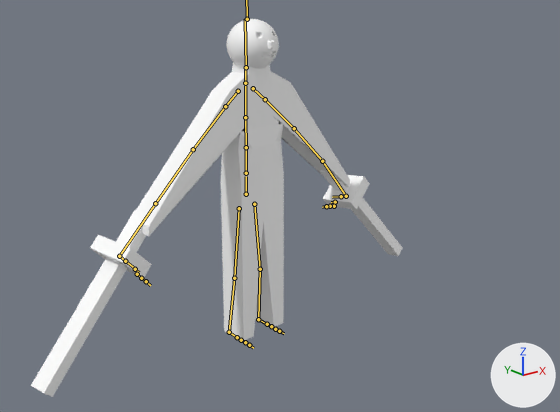
The FBX model Resources/weakAttack4/weakAttack4.fbx, before and after one commit.
One viewpoint serves both versions: a camera (50 mm lens) standing at (-4.49, -6.06, 3.74) and looking at (-0.19, -0.69, 1.59). Every picture has the same lights, and +X, +Y and +Z are marked at lower right. The bones that bend it are drawn over the model as lines.

The first picture shows '立方体.002'.
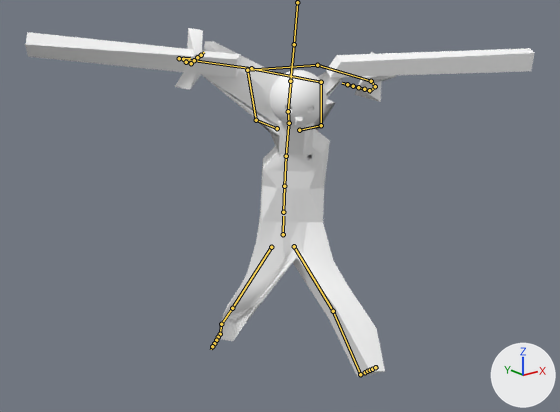
The newer file adds an action. The first version stands in its rest pose; the second is drawn at frame 10 of the action 'Armature|Armature|Armature|Armature|Armature|Armature|mixamo.com|Layer0'.

What differs and where, as boxes (x1, y1, x2, y2) in the pictures (560 x 412 px):
'立方体.002', posed (37% wider, 8% shorter)
    before: (31, 19, 403, 397)
    after: (25, 28, 534, 376)
bone 'mixamorig:Hips', root to tip
    before: (246, 194) to (246, 176)
    after: (283, 234) to (283, 216)
bone 'mixamorig:Spine', root to tip
    before: (246, 173) to (246, 147)
    after: (283, 212) to (284, 186)
bone 'mixamorig:Spine1', root to tip
    before: (246, 147) to (245, 117)
    after: (284, 186) to (286, 156)
bone 'mixamorig:Spine2', root to tip
    before: (245, 117) to (245, 86)
    after: (286, 156) to (288, 126)
bone 'mixamorig:Neck', root to tip
    before: (245, 83) to (245, 67)
    after: (289, 123) to (288, 111)
bone 'mixamorig:Head', root to tip
    before: (246, 67) to (245, 19)
    after: (288, 111) to (291, 79)
bone 'mixamorig:LeftShoulder', root to tip
    before: (253, 88) to (265, 99)
    after: (299, 130) to (321, 125)
bone 'mixamorig:LeftArm', root to tip
    before: (265, 99) to (294, 128)
    after: (321, 125) to (321, 82)
bone 'mixamorig:LeftForeArm', root to tip
    before: (294, 128) to (322, 161)
    after: (321, 82) to (251, 68)
bone 'mixamorig:LeftHand', root to tip
    before: (322, 161) to (346, 196)
    after: (251, 68) to (183, 59)
bone 'mixamorig:LeftHandIndex1', root to tip
    before: (346, 196) to (341, 196)
    after: (183, 59) to (179, 58)
bone 'mixamorig:LeftHandIndex2', root to tip
    before: (341, 196) to (332, 197)
    after: (179, 58) to (190, 58)
bone 'mixamorig:LeftHandIndex3', root to tip
    before: (335, 202) to (331, 202)
    after: (186, 62) to (189, 59)
bone 'mixamorig:RightShoulder', root to tip
    before: (238, 91) to (225, 106)
    after: (277, 128) to (256, 120)
bone 'mixamorig:RightArm', root to tip
    before: (225, 106) to (193, 149)
    after: (256, 120) to (247, 70)
bone 'mixamorig:RightForeArm', root to tip
    before: (193, 149) to (155, 203)
    after: (247, 70) to (317, 65)
bone 'mixamorig:RightHand', root to tip
    before: (155, 203) to (119, 256)
    after: (317, 65) to (371, 81)
bone 'mixamorig:RightHandIndex1', root to tip
    before: (119, 256) to (125, 261)
    after: (371, 81) to (375, 86)
bone 'mixamorig:RightHandIndex2', root to tip
    before: (125, 261) to (135, 268)
    after: (375, 86) to (369, 92)
bone 'mixamorig:RightHandIndex3', root to tip
    before: (135, 269) to (139, 272)
    after: (369, 90) to (363, 89)
bone 'mixamorig:LeftUpLeg', root to tip
    before: (254, 204) to (260, 269)
    after: (294, 246) to (333, 311)
bone 'mixamorig:LeftLeg', root to tip
    before: (260, 269) to (258, 319)
    after: (333, 311) to (360, 374)
bone 'mixamorig:LeftFoot', root to tip
    before: (258, 319) to (267, 324)
    after: (360, 374) to (365, 372)
bone 'mixamorig:RightUpLeg', root to tip
    before: (239, 208) to (234, 278)
    after: (271, 247) to (232, 308)
bone 'mixamorig:RightLeg', root to tip
    before: (234, 278) to (229, 332)
    after: (232, 308) to (221, 324)
bone 'mixamorig:RightFoot', root to tip
    before: (229, 332) to (237, 337)
    after: (221, 324) to (220, 334)
bone 'mixamorig:RightToeBase', root to tip
    before: (237, 337) to (241, 340)
    after: (220, 334) to (218, 337)

What the commit changed:
Bone 'mixamorig:Hips' (bone_mixamorig_hips) moves from (0.0, 0.0, 0.0) to (0.022, -0.266, 0.544).
Bone 'mixamorig:Hips' (bone_mixamorig_hips) turns from (0, 0, 0) to (-3, -41, -1) degrees about its own x, y and z.
Bone 'mixamorig:Spine' (bone_mixamorig_spine) turns from (0, 0, 0) to (3, 0, -1) degrees about its own x, y and z.
Bone 'mixamorig:Spine1' (bone_mixamorig_spine1) turns from (0, 0, 0) to (6, -2, -1) degrees about its own x, y and z.
Bone 'mixamorig:Spine2' (bone_mixamorig_spine2) turns from (0, 0, 0) to (6, -2, -1) degrees about its own x, y and z.
Bone 'mixamorig:Neck' (bone_mixamorig_neck) turns from (0, 0, 0) to (22, -1, 4) degrees about its own x, y and z.
Bone 'mixamorig:Head' (bone_mixamorig_head) turns from (0, 0, 0) to (9, 3, -7) degrees about its own x, y and z.
Bone 'mixamorig:LeftShoulder' (bone_mixamorig_leftshoulder) turns from (0, 0, 0) to (-44, -22, -6) degrees about its own x, y and z.
Bone 'mixamorig:LeftArm' (bone_mixamorig_leftarm) turns from (0, 0, 0) to (-58, -5, 116) degrees about its own x, y and z.
Bone 'mixamorig:LeftForeArm' (bone_mixamorig_leftforearm) turns from (0, 0, 0) to (9, -5, 76) degrees about its own x, y and z.
Bone 'mixamorig:LeftHand' (bone_mixamorig_lefthand) turns from (0, 0, 0) to (-16, 32, -3) degrees about its own x, y and z.
Bone 'mixamorig:LeftHandIndex1' (bone_mixamorig_lefthandindex1) turns from (0, 0, 0) to (-67, 20, -3) degrees about its own x, y and z.
Bone 'mixamorig:LeftHandIndex2' (bone_mixamorig_lefthandindex2) turns from (0, 0, 0) to (114, -26, 34) degrees about its own x, y and z.
Bone 'mixamorig:LeftHandIndex3' (bone_mixamorig_lefthandindex3) turns from (0, 0, 0) to (52, -5, -13) degrees about its own x, y and z.
Bone 'mixamorig:RightShoulder' (bone_mixamorig_rightshoulder) turns from (0, 0, 0) to (-45, 16, 18) degrees about its own x, y and z.
Bone 'mixamorig:RightArm' (bone_mixamorig_rightarm) turns from (0, 0, 0) to (-81, 19, -124) degrees about its own x, y and z.
Bone 'mixamorig:RightForeArm' (bone_mixamorig_rightforearm) turns from (0, 0, 0) to (6, 0, -93) degrees about its own x, y and z.
Bone 'mixamorig:RightHand' (bone_mixamorig_righthand) turns from (0, 0, 0) to (-13, 5, -34) degrees about its own x, y and z.
Bone 'mixamorig:RightHandIndex1' (bone_mixamorig_righthandindex1) turns from (0, 0, 0) to (-23, 37, 31) degrees about its own x, y and z.
Bone 'mixamorig:RightHandIndex2' (bone_mixamorig_righthandindex2) turns from (0, 0, 0) to (56, -11, 27) degrees about its own x, y and z.
Bone 'mixamorig:RightHandIndex3' (bone_mixamorig_righthandindex3) turns from (0, 0, 0) to (62, -4, 42) degrees about its own x, y and z.
Bone 'mixamorig:LeftUpLeg' (bone_mixamorig_leftupleg) turns from (0, 0, 0) to (34, -22, 18) degrees about its own x, y and z.
Bone 'mixamorig:LeftLeg' (bone_mixamorig_leftleg) turns from (0, 0, 0) to (-5, -4, -3) degrees about its own x, y and z.
Bone 'mixamorig:LeftFoot' (bone_mixamorig_leftfoot) turns from (0, 0, 0) to (-3, -18, 0) degrees about its own x, y and z.
Bone 'mixamorig:RightUpLeg' (bone_mixamorig_rightupleg) turns from (0, 0, 0) to (2, 13, -25) degrees about its own x, y and z.
Bone 'mixamorig:RightLeg' (bone_mixamorig_rightleg) turns from (0, 0, 0) to (-46, -10, 1) degrees about its own x, y and z.
Bone 'mixamorig:RightFoot' (bone_mixamorig_rightfoot) turns from (0, 0, 0) to (25, 3, 15) degrees about its own x, y and z.
Bone 'mixamorig:RightToeBase' (bone_mixamorig_righttoebase) turns from (0, 0, 0) to (15, 8, -12) degrees about its own x, y and z.
